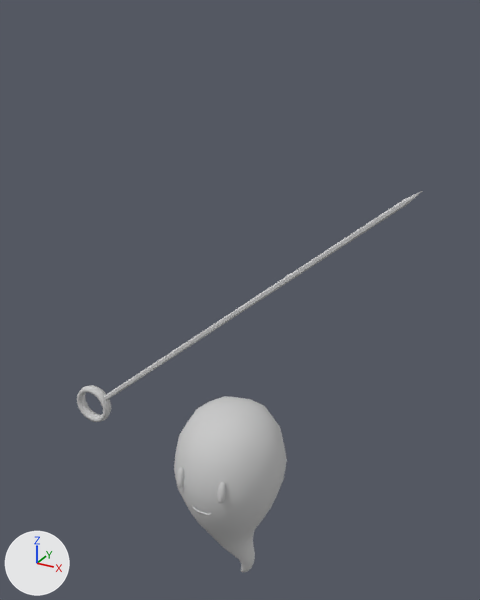
The FBX model ClientUnity/Assets/Models/Player/ghost@move.FBX, before and after one commit.
Before and after are seen from a 50 mm camera at (0.85, -1.485, 1.871) aimed at (-0.017, 0.092, 1.082). The axes (+X, +Y, +Z) are drawn at lower left. The lights are the same throughout.

In view in the first picture: 'Object001', 'player'.
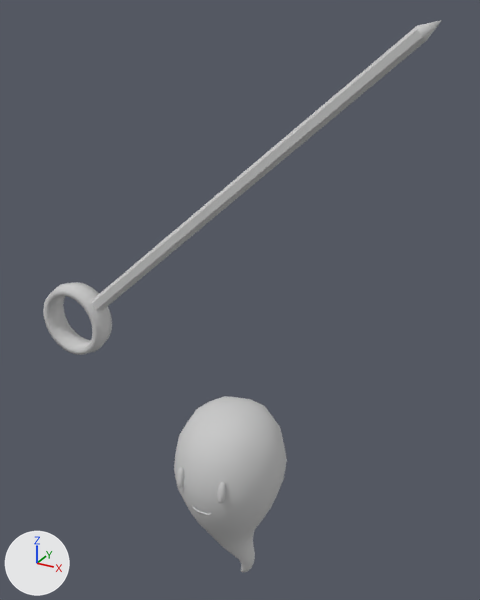
The newer file is also rescaled (x2.0), turned or shifted as a whole; pictures and numbers use the older file's frame.

What differs and where, as boxes [x1, y1, x2, y2] in the pictures (480 x 600 px; the box of a moved part takes in the faces that stretch with it):
'Object001', reshaped (16% wider, 45% taller): before [77, 191, 422, 422]; after [43, 20, 442, 355]
part 1 of me_mesh_001, moved or reshaped: before [77, 385, 111, 422]; after [43, 282, 112, 355]
part 2 of me_mesh_001, moved or reshaped: before [103, 191, 422, 400]; after [92, 20, 442, 311]

Diff of the bpy script that builds the scene:
```diff
--- a/ClientUnity/Assets/Models/Player/ghost@move.FBX.py
+++ b/ClientUnity/Assets/Models/Player/ghost@move.FBX.py
@@ me_mesh_001 @@
 me_mesh_001.from_pydata(...)  # 181 vertices, 182 faces; spans x -2.7..2.6, y -0.6..0.6, z -28.9..27.7
 # used by ob_object001; parent = ob_player; location = (-2.296, 0.0, 40.3); rotation_euler = (0.0, -2.269, 0.0), in degrees (0, -130, 0)
-me_mesh_001.vertices[168].co = (-0.6, 0.0, 22.9)
-me_mesh_001.vertices[169].co = (-0.4, -0.3, 22.9)
-me_mesh_001.vertices[170].co = (-0.1, -0.3, 22.9)
-me_mesh_001.vertices[171].co = (0.1, 0.0, 23.0)
-me_mesh_001.vertices[172].co = (-0.1, 0.3, 22.9)
-me_mesh_001.vertices[173].co = (-0.4, 0.3, 22.9)
-me_mesh_001.vertices[174].co = (-0.3, 0.0, -27.0)  # pixel (408, 204)
-me_mesh_001.vertices[175].co = (-0.1, -0.2, -27.0)  # pixel (406, 203)
-me_mesh_001.vertices[176].co = (0.2, -0.2, -27.0)  # pixel (404, 200)
-me_mesh_001.vertices[177].co = (0.3, 0.0, -27.0)  # pixel (404, 198)
-me_mesh_001.vertices[178].co = (0.2, 0.2, -27.0)  # pixel (406, 199)
-me_mesh_001.vertices[179].co = (-0.1, 0.2, -27.0)
-me_mesh_001.vertices[180].co = (0.0, 0.0, -28.9)  # pixel (423, 190)
+# me_mesh_001 part 1: the loose piece of 168 vertices spanning x -2.7..2.6, y -0.6..0.6, z 22.3..27.7 is scaled about its middle by (1.8, 2.32, 1.8), then moved by (10.5, 0.0, -7.0)
+# me_mesh_001 part 2
+me_mesh_001.vertices[168].co = (9.2, 0.0, 14.0)
+me_mesh_001.vertices[169].co = (9.7, -0.8, 14.0)
+me_mesh_001.vertices[170].co = (10.6, -0.8, 14.0)
+me_mesh_001.vertices[171].co = (11.1, 0.0, 14.0)
+me_mesh_001.vertices[172].co = (10.6, 0.8, 14.0)
+me_mesh_001.vertices[173].co = (9.7, 0.8, 14.0)
+me_mesh_001.vertices[174].co = (10.2, 0.0, -36.0)  # pixel (426, 40)
+me_mesh_001.vertices[175].co = (10.5, -0.6, -36.0)  # pixel (422, 37)
+me_mesh_001.vertices[176].co = (11.3, -0.6, -36.0)  # pixel (417, 29)
+me_mesh_001.vertices[177].co = (11.6, 0.0, -36.0)  # pixel (416, 25)
+me_mesh_001.vertices[178].co = (11.3, 0.6, -36.0)
+me_mesh_001.vertices[179].co = (10.5, 0.6, -36.0)
+me_mesh_001.vertices[180].co = (10.7, 0.0, -37.8)  # pixel (442, 19)
 me_mesh_001.materials.append(mat_02___default)
```
